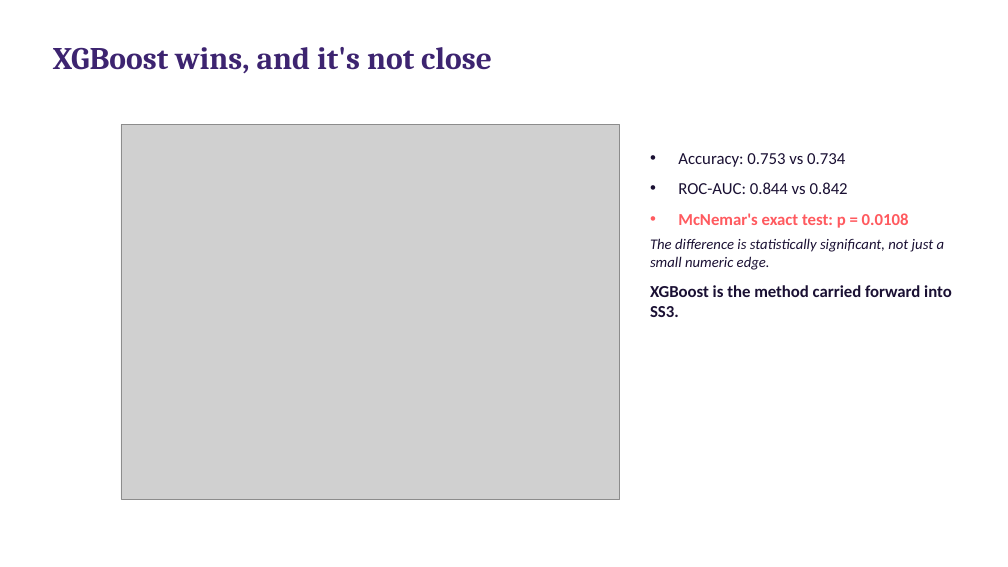
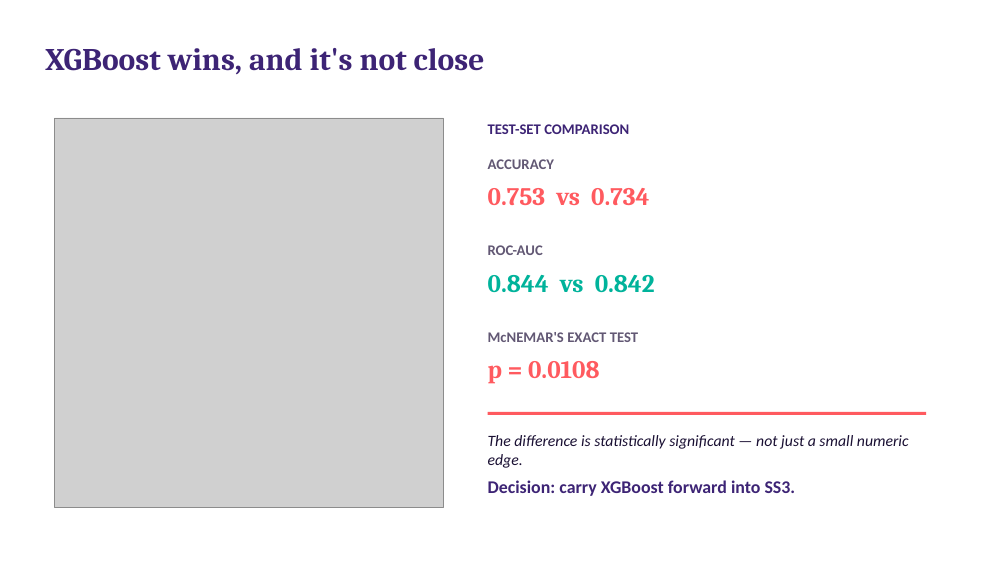
Before and after one commit to SandileJ/CAP182_SS1_SS2, a slide deck: slide 7 of SS3_PartC_Presentation.pptx. Drawn at 1008x567 pixels with LibreOffice and Linux fonts; fonts in the diff are those of the drawing; grey boxes stand for pictures. Boxes give left, top, right and bottom in pixels: in the first picture for what was removed or moved away, otherwise in the second. Text is boxed around its words. In the diff, an @@ line names an element or a change of style, - is before the commit and + after.

Commit message:
Finalize SS3 Part C slide deck layout
Manual layout and structure touch-ups in PowerPoint.

```diff
--- a/SS3_PartC_Presentation.pptx
+++ b/SS3_PartC_Presentation.pptx
@@ title "XGBoost wins, and it's not ..." at [45, 48, 485, 74]: text colour #3D2470 to #3D2475; vertical alignment top to middle @@
@@ picture: place and size @@
-picture at [121, 125, 620, 499]
+picture at [54, 118, 444, 507]
@@ text added at [488, 124, 629, 134], 14 pt, text #3D2475, bold @@
+TEST-SET COMPARISON
@@ text added at [488, 159, 554, 169], 14 pt, text #625874, bold @@
+ACCURACY
@@ text removed at [650, 153, 952, 317] @@
-• Accuracy: 0.753 vs 0.734
-• ROC-AUC: 0.844 vs 0.842
-• McNemar's exact test: p = 0.0108
-The difference is statistically significant, not just a small numeric edge.
-XGBoost is the method carried forward into SS3.
@@ text added at [488, 188, 649, 205], 24 pt, text #FF5A5F, bold @@
+0.753 vs 0.734
@@ text added at [488, 245, 543, 255], 14 pt, text #625874, bold @@
+ROC-AUC
@@ text added at [488, 275, 655, 293], 24 pt, text #00B39B, bold @@
+0.844 vs 0.842
@@ text added at [488, 332, 638, 342], 14 pt, text #625874, bold @@
+McNEMAR'S EXACT TEST
@@ text added at [488, 361, 600, 384], 24 pt, text #FF5A5F, bold @@
+p = 0.0108
@@ rectangle added at [488, 412, 926, 415], fill #FF5A5F @@
@@ text added at [488, 435, 909, 468], 15 pt, text #1A1033, italic @@
+The difference is statistically significant — not just a small numeric edge.
@@ text added at [488, 480, 796, 496], 17 pt, text #3D2475, bold @@
+Decision: carry XGBoost forward into SS3.
```
Also in this commit, not shown: 14 other slides changed.
